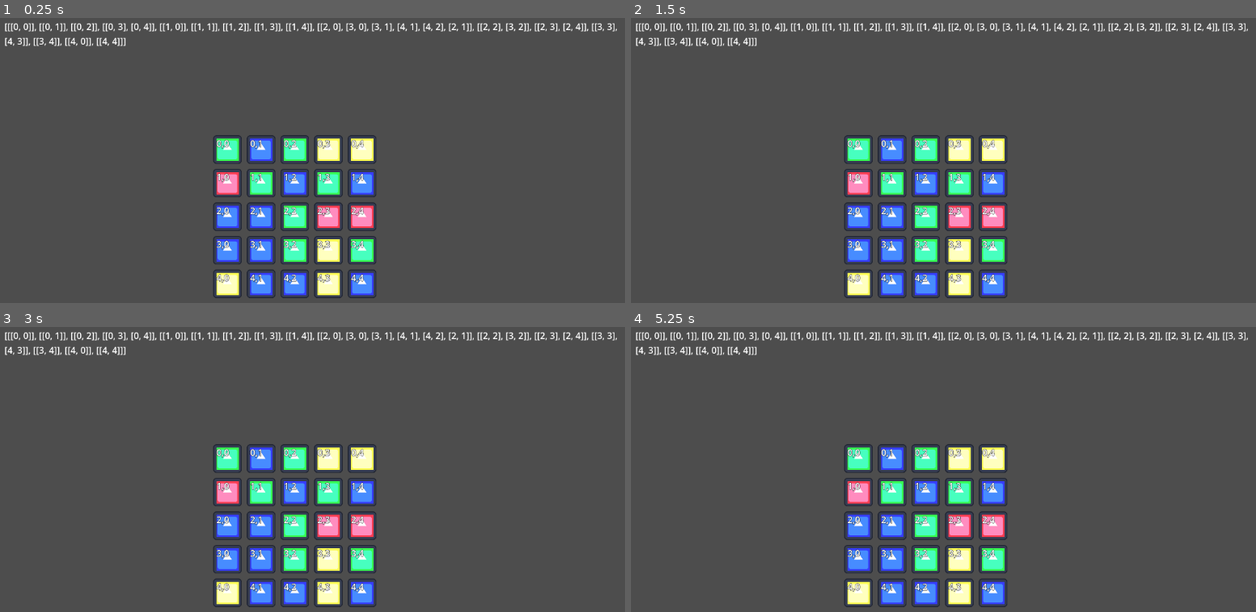
Above: before the commit, frames 1-4 (two rows, left to right).
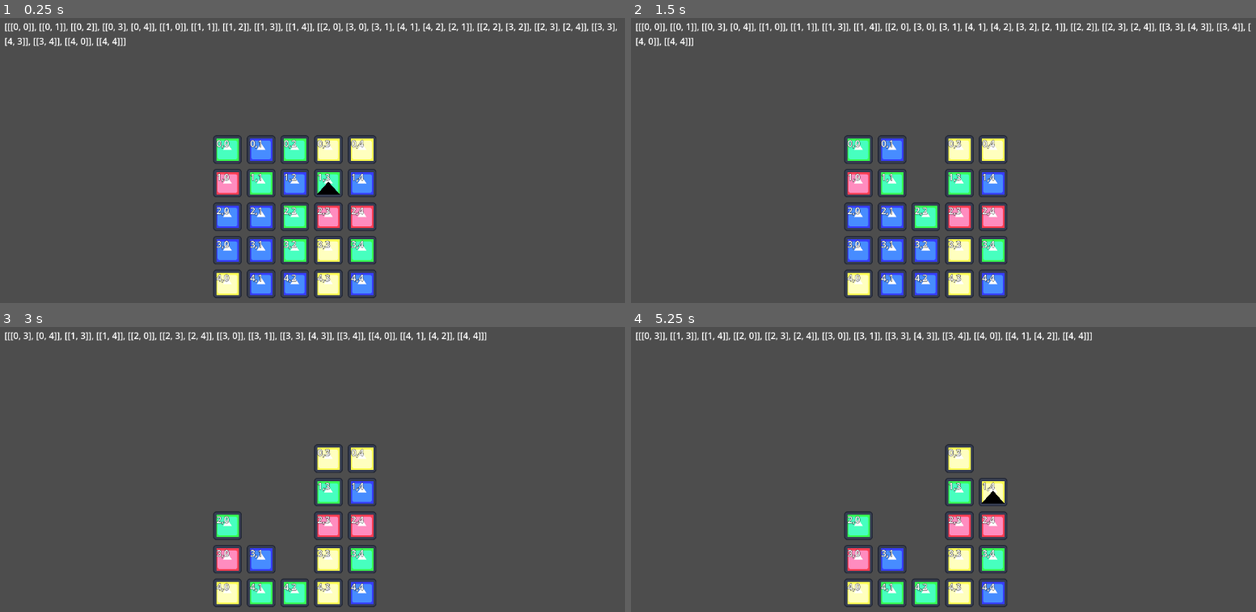
Above: after the commit, the same moments.

Repository: GandalfDG/slop-farmer-extension
Game: Godot game, scene res://game_window.tscn
Same seed, same stepped clock (60 frames per second), same inputs: the game is played once before the commit and once after it. The engine's default icon, where the game draws it, is replaced by a stand-in: a white triangle on a blue panel in a dark square.
Inputs (mouse positions are in pixels of both pictures, inside the frame that each line leads up to):
- Up to frame 1 (0.25 s): no input
- Up to frame 2 (1.5 s): tap Enter at 0.5 s; move the mouse to (931, 220) at 0.52 s; press the mouse at (931, 220) at 0.53 s; tap Space at 1.25 s; move the mouse to (818, 208) at 1.27 s; release the mouse at (818, 208) at 1.28 s; click (818, 208) at 1.35 s
- Up to frame 3 (3 s): tap Enter at 2 s; move the mouse to (381, 421) at 2.02 s; press the mouse at (381, 421) at 2.03 s; tap Space at 2.75 s; move the mouse to (281, 572) at 2.77 s; release the mouse at (281, 572) at 2.78 s; click (281, 572) at 2.85 s
- Up to frame 4 (5.25 s): tap Enter at 3.5 s; move the mouse to (1143, 555) at 3.52 s; press the mouse at (1143, 555) at 3.53 s; tap Space at 4.25 s; move the mouse to (756, 446) at 4.27 s; release the mouse at (756, 446) at 4.28 s; click (756, 446) at 4.35 s; move the mouse to (981, 500) at 5.02 s; press the mouse at (981, 500) at 5.03 s

The runs differ from the first frame. In frame 1, less than 0.1% of the frame differs, in the area x 50-55%, y 57-63%; in frame 2, 2.3%; in frame 3, 6.1%; in frame 4, 6.3%, in the area x 0-99%, y 1-98%.

Commit message:
project organization

Diff:
--- a/grid.tscn
+++ b/components/grid.tscn
@@ -1,6 +1,6 @@
 [gd_scene load_steps=3 format=3 uid="uid://bnfois00347c2"]
 
-[ext_resource type="Script" uid="uid://c1k5pgejmn3bb" path="res://grid.gd" id="1_ebq2e"]
+[ext_resource type="Script" uid="uid://c1k5pgejmn3bb" path="res://components/scripts/grid.gd" id="1_ebq2e"]
 
 [sub_resource type="RectangleShape2D" id="RectangleShape2D_ebq2e"]
 resource_local_to_scene = true
--- a/grid.gd
+++ b/components/scripts/grid.gd
@@ -20,7 +20,7 @@
 
 var debug_label: Label
 
-var token = preload("res://token.tscn")
+var token = preload("res://components/token.tscn")
 
 func _ready():
 	debug_label = $"Debug Label"
--- a/token.tscn
+++ b/components/token.tscn
@@ -1,7 +1,7 @@
 [gd_scene load_steps=6 format=3 uid="uid://b50otusq306jl"]
 
-[ext_resource type="Script" uid="uid://cy18iue2caocn" path="res://token.gd" id="1_0ucay"]
-[ext_resource type="Texture2D" uid="uid://cqtw7t2uag6f8" path="res://icon.svg" id="1_bd72f"]
+[ext_resource type="Script" uid="uid://cy18iue2caocn" path="res://components/scripts/token.gd" id="1_mep5p"]
+[ext_resource type="Texture2D" uid="uid://cqtw7t2uag6f8" path="res://icon.svg" id="2_lcbe8"]
 
 [sub_resource type="LabelSettings" id="LabelSettings_0ucay"]
 outline_size = 2
@@ -14,7 +14,7 @@
 blend_mode = 2
 
 [node name="Token" type="Node2D"]
-script = ExtResource("1_0ucay")
+script = ExtResource("1_mep5p")
 
 [node name="Debug Label" type="Label" parent="."]
 z_index = 2
--- a/game_window.tscn
+++ b/game_window.tscn
@@ -1,8 +1,9 @@
 [gd_scene load_steps=2 format=3 uid="uid://bai2mcthexgm5"]
 
-[ext_resource type="PackedScene" uid="uid://bnfois00347c2" path="res://grid.tscn" id="1_mn5vm"]
+[ext_resource type="PackedScene" uid="uid://bnfois00347c2" path="res://components/grid.tscn" id="1_mn5vm"]
 
 [node name="GameWindow" type="Node2D"]
 
 [node name="Grid" parent="." instance=ExtResource("1_mn5vm")]
 position = Vector2(393, 224)
+min_group_size = 1
Renamed: grid.gd.uid -> components/scripts/grid.gd.uid
Renamed: token.gd -> components/scripts/token.gd
Renamed: token.gd.uid -> components/scripts/token.gd.uid
Not shown: 1 places in components/token.tscn that only renumber resources
